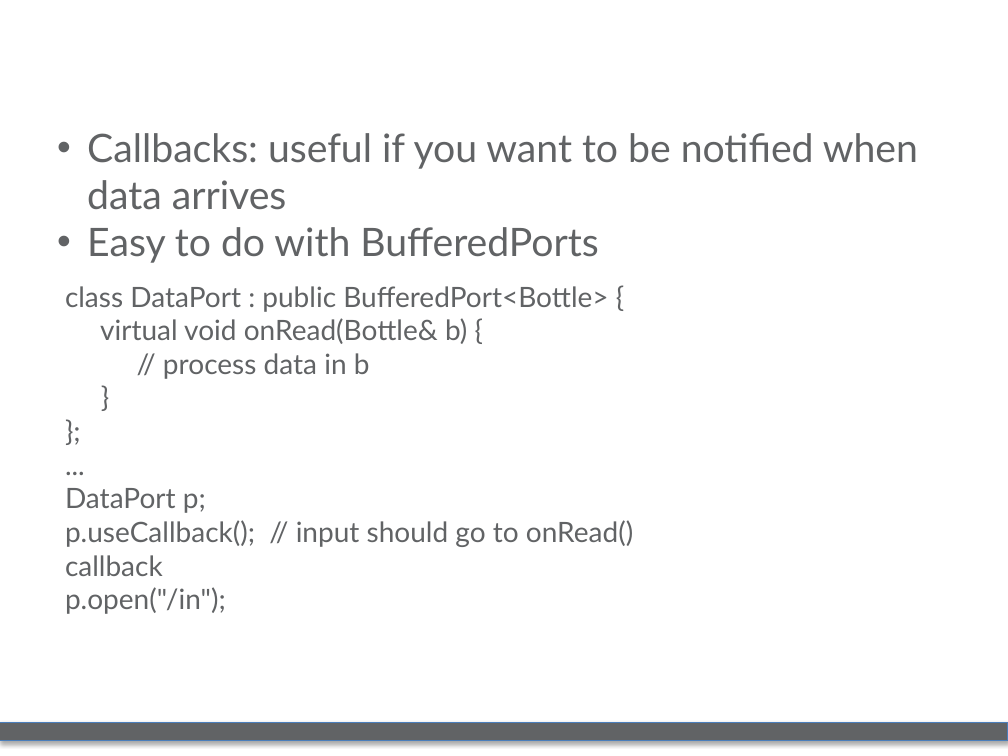
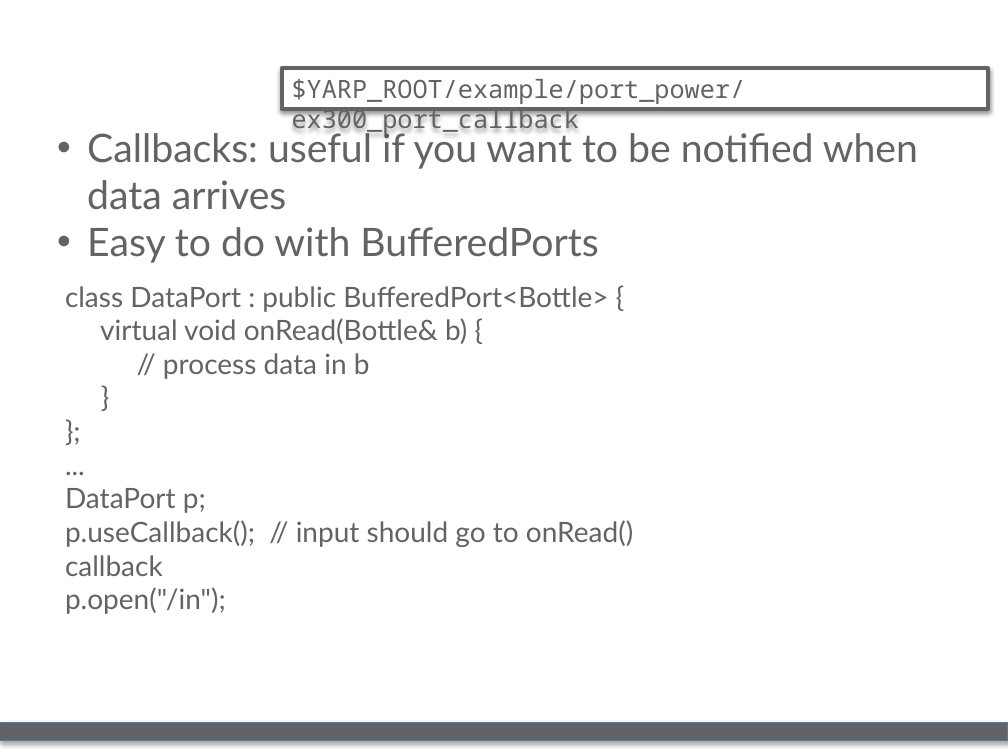
Before and after one commit to iron76/Teaching, a slide deck: slide 48 of slides/2015-tokyo/code-tutorials.pptx. Drawn at 1008x756 pixels with LibreOffice and Linux fonts; fonts in the diff are those of the drawing; background and template pictures are left out. Boxes give left, top, right and bottom in pixels: in the first picture for what was removed or moved away, otherwise in the second. Text is boxed around its words. In the diff, an @@ line names an element or a change of style, - is before the commit and + after.

```diff
--- a/slides/2015-tokyo/code-tutorials.pptx
+++ b/slides/2015-tokyo/code-tutorials.pptx
@@ rectangle added at box(282, 69, 988, 109), fill #FFFFFF, outline #616365 3 pt, 18 pt, text #616365 @@
+$YARP_ROOT/example/port_power/ex300_port_callback
```
Also in this commit, not shown: 2 other slides changed, 1 slide removed.
